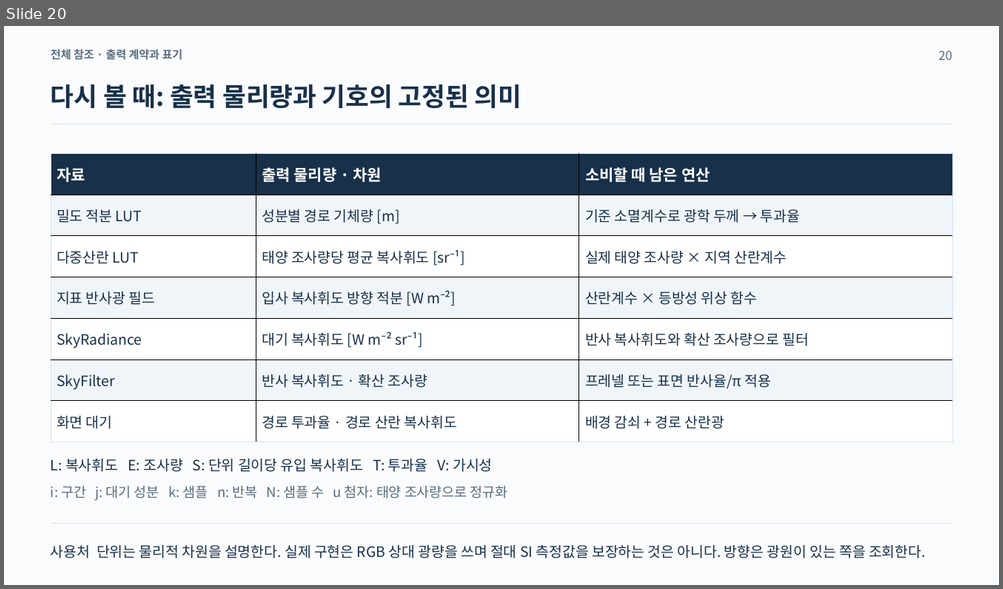
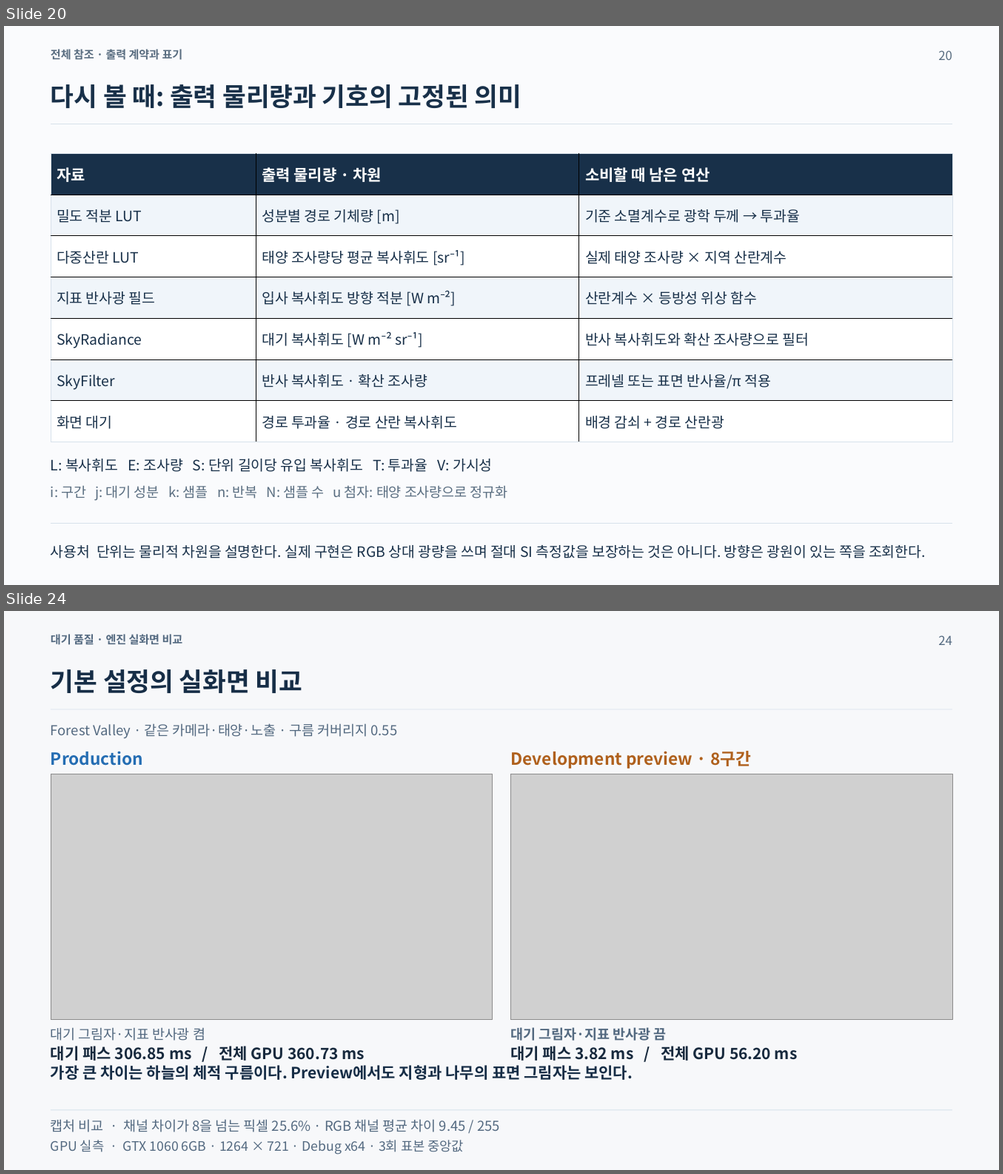
Before and after one commit to LongtimeProdigy/DuckingEngine_v0002, a slide deck: output/Atmosphere_Rendering_Notes_Consistent.pptx. Shown one above the other, each under a label of ours: slide 20 before the commit, slides 20 and 24 after it; the slides between them are not shown. The pictures are 1003x589 and 1003x1174 pixels, drawn with LibreOffice and Linux fonts; fonts in the diff are those of the drawing; grey boxes stand for pictures. Boxes give left, top, right and bottom in pixels: in the first picture for what was removed or moved away, otherwise in the second. Text is boxed around its words. In the diff, an @@ line names an element or a change of style, - is before the commit and + after.

```diff
--- a/output/Atmosphere_Rendering_Notes_Consistent.pptx
+++ b/output/Atmosphere_Rendering_Notes_Consistent.pptx
@@ slide 24 added at box(4, 611, 999, 1170), background #F7F8FA @@
@@ text added at box(51, 634, 183, 645), 13.5 pt, text #536980, bold @@
+대기 품질 · 엔진 실화면 비교
@@ text added at box(938, 635, 952, 645), 15 pt, text #536980 @@
+24
@@ text added at box(51, 669, 302, 693), 30.8 pt, text #162D46, bold @@
+기본 설정의 실화면 비교
@@ rectangle added at box(51, 709, 951, 710), fill #D5E1EC @@
@@ text added at box(51, 723, 398, 739), 16.5 pt, text #536980 @@
+Forest Valley · 같은 카메라·태양·노출 · 구름 커버리지 0.55
@@ text added at box(51, 751, 143, 766), 20.2 pt, text #246DB3, bold @@
+Production
@@ text added at box(511, 751, 751, 769), 20.2 pt, text #AF601C, bold @@
+Development preview · 8구간
@@ picture added at box(51, 775, 492, 1019) @@
@@ picture added at box(510, 775, 952, 1019) @@
@@ text added at box(51, 1028, 205, 1041), 16.5 pt, text #536980 @@
+대기 그림자·지표 반사광 켬
@@ text added at box(511, 1028, 666, 1041), 16.5 pt, text #536980, bold @@
+대기 그림자·지표 반사광 끔
@@ text added at box(51, 1046, 364, 1061), 18.8 pt, text #17293D, bold @@
+대기 패스 306.85 ms / 전체 GPU 360.73 ms
@@ text added at box(511, 1046, 797, 1061), 18.8 pt, text #17293D, bold @@
+대기 패스 3.82 ms / 전체 GPU 56.20 ms
@@ text added at box(51, 1065, 632, 1080), 18.8 pt, text #162D46, bold @@
+가장 큰 차이는 하늘의 체적 구름이다. Preview에서도 지형과 나무의 표면 그림자는 보인다.
@@ rectangle added at box(51, 1110, 951, 1111), fill #D5E1EC @@
@@ text added at box(51, 1119, 500, 1133), 16.5 pt, text #536980 @@
+캡처 비교 · 채널 차이가 8을 넘는 픽셀 25.6% · RGB 채널 평균 차이 9.45 / 255
@@ text added at box(51, 1140, 464, 1155), 15.8 pt, text #536980 @@
+GPU 실측 · GTX 1060 6GB · 1264 × 721 · Debug x64 · 3회 표본 중앙값
```
Also in this commit, not shown: 4 other slides added.
